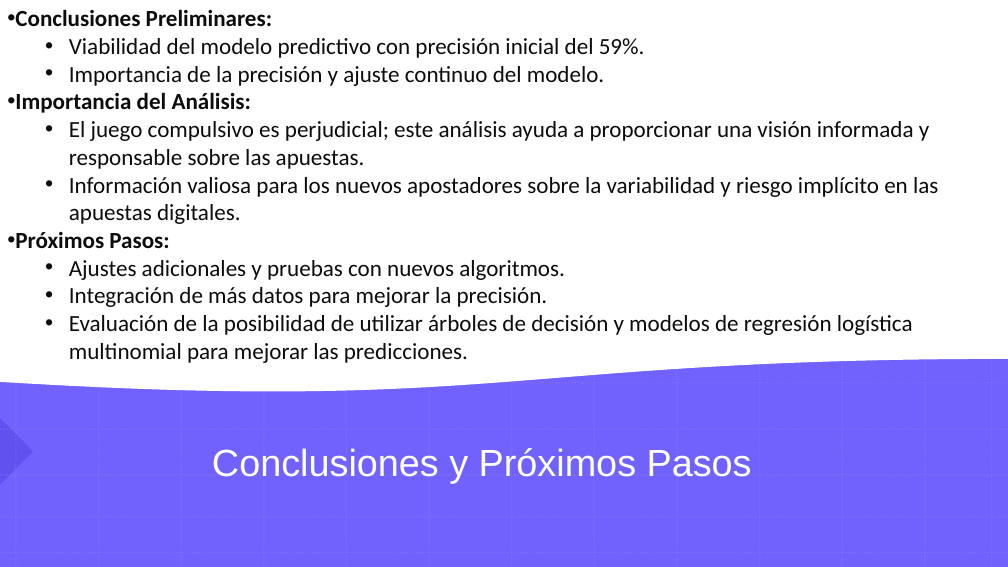
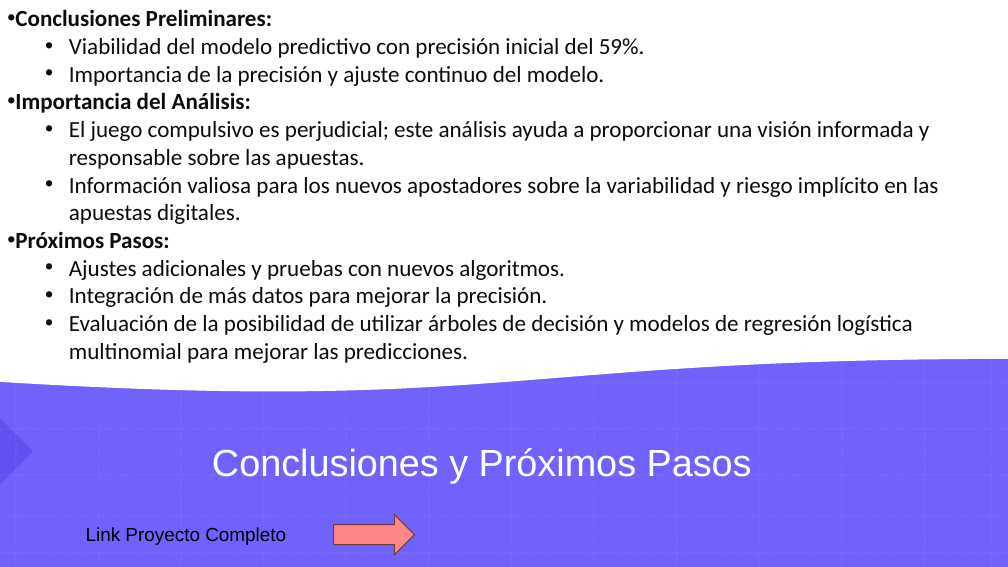
Before and after one commit to ervar12/DScodervar, a slide deck: slide 9 of insights_ErvarMolina.pptx. Drawn at 1008x567 pixels with LibreOffice and Linux fonts; fonts in the diff are those of the drawing. Boxes give left, top, right and bottom in pixels: in the first picture for what was removed or moved away, otherwise in the second. Text is boxed around its words. In the diff, an @@ line names an element or a change of style, - is before the commit and + after.

Commit message:
mejora2

```diff
--- a/insights_ErvarMolina.pptx
+++ b/insights_ErvarMolina.pptx
@@ text added at <box>86,527,286,545</box>, 18 pt, text #000000 @@
+Link Proyecto Completo
@@ right arrow added at <box>333,515,414,555</box>, fill #FD8686, outline #6F3B3B 1 pt @@
```
